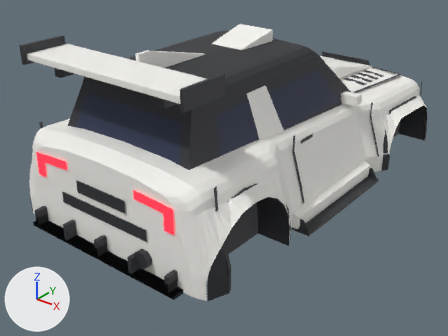
A saved change to the Blender file assets/meshes/requin/Requin.blend.
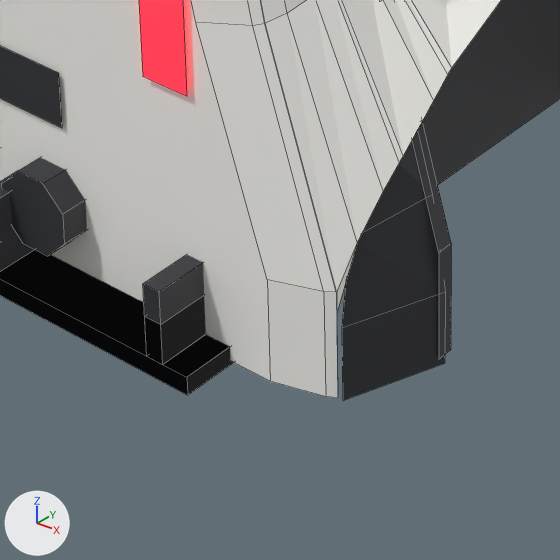
The first picture shows the older version from a 50 mm camera at (9.75, -13.36, 6.68) aimed at (-0.16, -0.97, -1.0). The close-ups show the older and then the newer version on the part from 30% to 57% of the width and 64% to 100% of the height of that picture. Only the edits that show in the close-ups are written down. The axes (+X, +Y, +Z) are drawn at lower left. The lights are the same throughout. The close-ups show mesh edges as thin lines.

Objects in the first close-up: 'ArchLip_RR', 'BumperRear', 'Exhaust', 'Fender_RR', 'Ink_BumpR_R', 'Opt_Diffuser_Race_AccDiffuserRace', 'Opt_Diffuser_Road_AccDiffuser', 'TailGarnish', 'TailLight_R', 'WheelWell'.
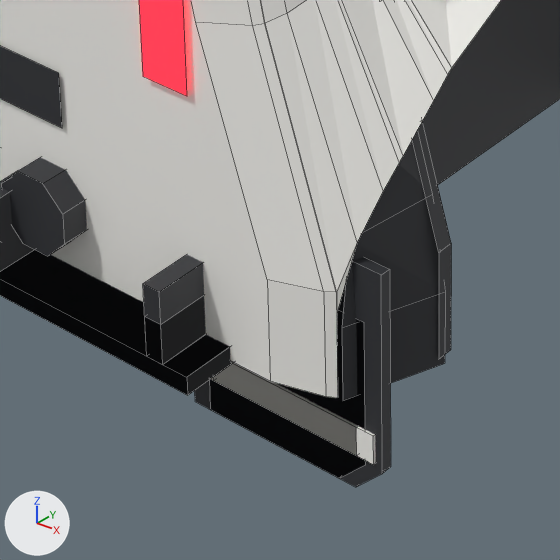
Boxes (x1, y1, x2, y2) around the edits, measured in the close-ups (560 x 560 px):
'Opt_Mudflaps_Long_AccMudflapsLong', added: after (195, 257, 391, 487)
'Opt_Mudflaps_Rally_AccMudflaps', added: after (210, 310, 365, 478)
'Opt_Mudflaps_Long_AccMudflapsLongBand', added: after (211, 362, 376, 465)
'Opt_Mudflaps_Rally_AccMudflapsBand', added: after (213, 365, 357, 454)

The change in detail:
Mesh me_opt_mudflaps_long_accmudflapslongband is new.
It consists of a box spanning x 2.04..3.12, y 2.7..2.8, z -1.75..-1.59; a box spanning x -3.12..-2.04, y 2.7..2.8, z -1.75..-1.59; a box spanning x 2.04..3.12, y -5.4..-5.3, z -1.75..-1.59; a box spanning x -3.12..-2.04, y -5.4..-5.3, z -1.75..-1.59.
It uses material mat_body (white #f7f6f1).
Mesh me_opt_mudflaps_long_accmudflapslong is new.
It has 40 vertices, 28 faces and spans x -3.16..3.16, y -5.38..2.78, z -1.95..-0.7.
It uses material mat_trim (dark grey #2f3035).
Mesh me_opt_mudflaps_rally_accmudflapsband is new.
It consists of a box spanning x 2.14..3.02, y 2.7..2.8, z -1.75..-1.59; a box spanning x -3.02..-2.14, y 2.7..2.8, z -1.75..-1.59; a box spanning x 2.14..3.02, y -5.4..-5.3, z -1.75..-1.59; a box spanning x -3.02..-2.14, y -5.4..-5.3, z -1.75..-1.59.
It uses material mat_body (white #f7f6f1).
Mesh me_opt_mudflaps_rally_accmudflaps is new.
It has 40 vertices, 28 faces and spans x -3.06..3.06, y -5.38..2.78, z -1.95..-1.0.
It uses material mat_trim (dark grey #2f3035).
Object 'Opt_Mudflaps_Long_AccMudflapsLongBand' (ob_opt_mudflaps_long_accmudflapslongband) is new; it shows me_opt_mudflaps_long_accmudflapslongband.
Its location is (0.0, 0.0, 0.0).
Object 'Opt_Mudflaps_Long_AccMudflapsLong' (ob_opt_mudflaps_long_accmudflapslong) is new; it shows me_opt_mudflaps_long_accmudflapslong.
Its location is (0.0, 0.0, 0.0).
Object 'Opt_Mudflaps_Rally_AccMudflapsBand' (ob_opt_mudflaps_rally_accmudflapsband) is new; it shows me_opt_mudflaps_rally_accmudflapsband.
Its location is (0.0, 0.0, 0.0).
Object 'Opt_Mudflaps_Rally_AccMudflaps' (ob_opt_mudflaps_rally_accmudflaps) is new; it shows me_opt_mudflaps_rally_accmudflaps.
Its location is (0.0, 0.0, 0.0).
